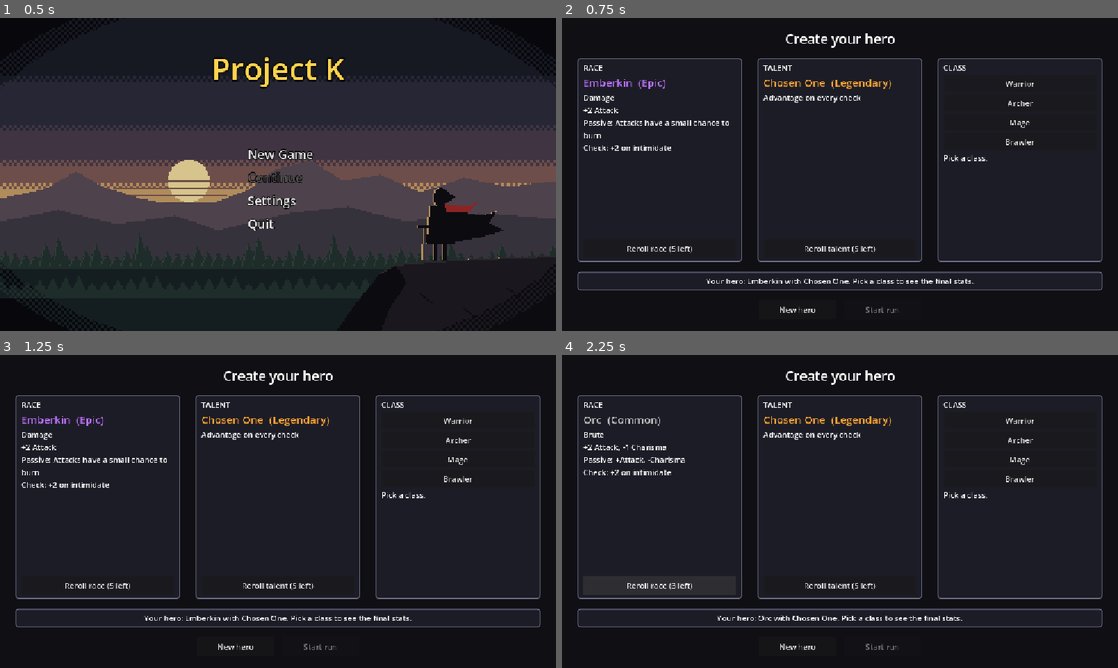
Above: before the commit, frames 1-4 (two rows, left to right).
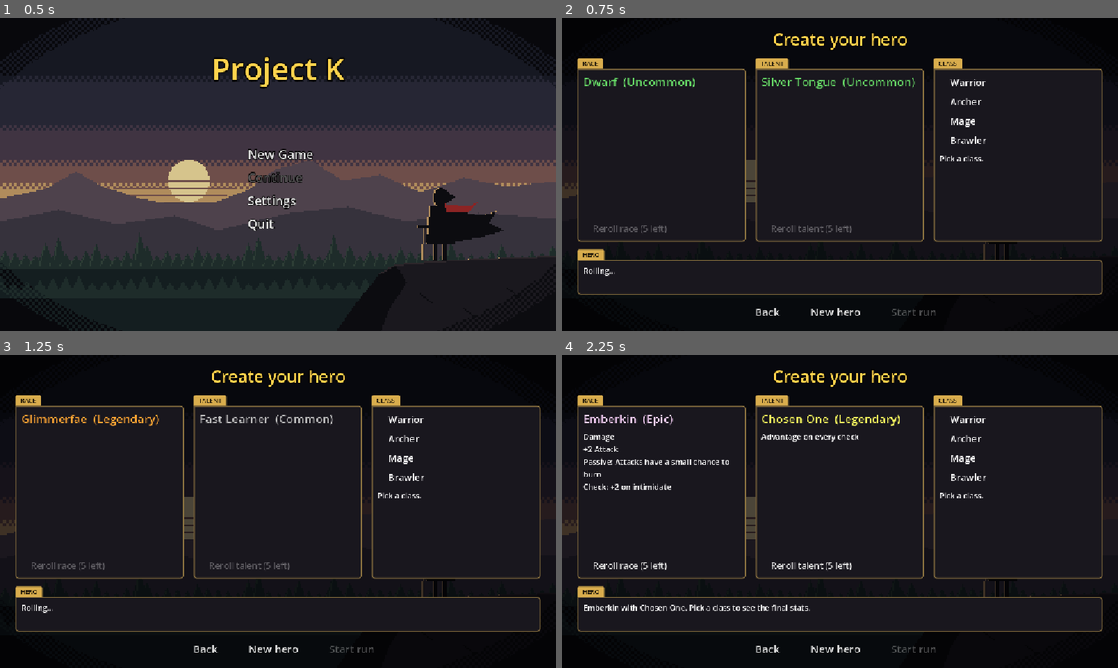
Above: after the commit, the same moments.

Repository: khasmn/project-k
Game: Godot game, scene res://scenes/menu/main_menu.tscn
Same seed, same stepped clock (60 frames per second), same inputs: the game is played once before the commit and once after it.
Inputs (mouse positions are in pixels of both pictures, inside the frame that each line leads up to):
- Up to frame 1 (0.5 s): no input
- Up to frame 2 (0.75 s): click "New Game" at 0.5 s
- Up to frame 3 (1.25 s): no input
- Up to frame 4 (2.25 s): click (662, 586) at 1.25 s, where only the run before the commit has a clickable "Reroll race (5 left)"; click (662, 586) at 2 s, where only the run before the commit has a clickable "Reroll race (4 left)"

Frame 1 is identical in both runs. In frame 2, 12% of the frame differs, in the area x 0-98%, y 4-96%; in frame 3, 12%; in frame 4, 13%.

Commit message:
Restyle character creation with Back button and roll spin
Co-Authored-By: Claude Opus 5.5 <noreply@anthropic.com>

Diff:
--- a/scenes/character/character_creation.tscn
+++ b/scenes/character/character_creation.tscn
@@ -1,22 +1,9 @@
-[gd_scene load_steps=3 format=3]
+[gd_scene load_steps=5 format=3]
 
 [ext_resource type="Script" path="res://scripts/character/character_creation.gd" id="1"]
-
-[sub_resource type="StyleBoxFlat" id="box"]
-content_margin_left = 12.0
-content_margin_top = 8.0
-content_margin_right = 12.0
-content_margin_bottom = 8.0
-bg_color = Color(0.11, 0.11, 0.15, 1)
-border_width_left = 2
-border_width_top = 2
-border_width_right = 2
-border_width_bottom = 2
-border_color = Color(0.42, 0.42, 0.52, 1)
-corner_radius_top_left = 6
-corner_radius_top_right = 6
-corner_radius_bottom_right = 6
-corner_radius_bottom_left = 6
+[ext_resource type="Texture2D" path="res://assets/backgrounds/title.png" id="2"]
+[ext_resource type="StyleBoxFlat" path="res://scenes/ui/gold_box.tres" id="box"]
+[ext_resource type="StyleBoxFlat" path="res://scenes/ui/gold_tab.tres" id="tab"]
 
 [node name="CharacterCreation" type="Control"]
 layout_mode = 3
@@ -27,14 +14,17 @@
 grow_vertical = 2
 script = ExtResource("1")
 
-[node name="Background" type="ColorRect" parent="."]
+[node name="Art" type="TextureRect" parent="."]
 layout_mode = 1
 anchors_preset = 15
 anchor_right = 1.0
 anchor_bottom = 1.0
 grow_horizontal = 2
 grow_vertical = 2
-color = Color(0.06, 0.06, 0.08, 1)
+modulate = Color(0.35, 0.35, 0.4, 1)
+texture = ExtResource("2")
+expand_mode = 1
+stretch_mode = 6
 
 [node name="Margin" type="MarginContainer" parent="."]
 layout_mode = 1
@@ -44,130 +34,174 @@
 grow_horizontal = 2
 grow_vertical = 2
 theme_override_constants/margin_left = 32
-theme_override_constants/margin_top = 24
+theme_override_constants/margin_top = 20
 theme_override_constants/margin_right = 32
-theme_override_constants/margin_bottom = 24
+theme_override_constants/margin_bottom = 20
 
 [node name="VBox" type="VBoxContainer" parent="Margin"]
 layout_mode = 2
-theme_override_constants/separation = 20
+theme_override_constants/separation = 16
 
 [node name="Title" type="Label" parent="Margin/VBox"]
 layout_mode = 2
-theme_override_font_sizes/font_size = 28
+theme_override_colors/font_color = Color(1, 0.83, 0.3, 1)
+theme_override_colors/font_outline_color = Color(0, 0, 0, 1)
+theme_override_constants/outline_size = 8
+theme_override_font_sizes/font_size = 34
 text = "Create your hero"
 horizontal_alignment = 1
 
 [node name="Columns" type="HBoxContainer" parent="Margin/VBox"]
 layout_mode = 2
 size_flags_vertical = 3
-theme_override_constants/separation = 32
-
-[node name="RaceBox" type="PanelContainer" parent="Margin/VBox/Columns"]
-layout_mode = 2
+theme_override_constants/separation = 20
+
+[node name="RaceBox" type="VBoxContainer" parent="Margin/VBox/Columns"]
+layout_mode = 2
+theme_override_constants/separation = 0
 size_flags_horizontal = 3
-theme_override_styles/panel = SubResource("box")
-
-[node name="RaceColumn" type="VBoxContainer" parent="Margin/VBox/Columns/RaceBox"]
-layout_mode = 2
-
-[node name="Header" type="Label" parent="Margin/VBox/Columns/RaceBox/RaceColumn"]
-layout_mode = 2
+
+[node name="Tab" type="PanelContainer" parent="Margin/VBox/Columns/RaceBox"]
+layout_mode = 2
+size_flags_horizontal = 0
+theme_override_styles/panel = ExtResource("tab")
+
+[node name="Label" type="Label" parent="Margin/VBox/Columns/RaceBox/Tab"]
+layout_mode = 2
+theme_override_colors/font_color = Color(0.12, 0.09, 0.04, 1)
+theme_override_font_sizes/font_size = 13
 text = "RACE"
 
-[node name="RaceName" type="Label" parent="Margin/VBox/Columns/RaceBox/RaceColumn"]
-unique_name_in_owner = true
-layout_mode = 2
-theme_override_font_sizes/font_size = 22
-
-[node name="RaceInfo" type="Label" parent="Margin/VBox/Columns/RaceBox/RaceColumn"]
-unique_name_in_owner = true
-custom_minimum_size = Vector2(200, 0)
-layout_mode = 2
-size_flags_vertical = 3
-autowrap_mode = 3
-
-[node name="RerollRaceButton" type="Button" parent="Margin/VBox/Columns/RaceBox/RaceColumn"]
-unique_name_in_owner = true
-custom_minimum_size = Vector2(0, 40)
-layout_mode = 2
-text = "Reroll race"
-
-[node name="TalentBox" type="PanelContainer" parent="Margin/VBox/Columns"]
-layout_mode = 2
+[node name="Panel" type="PanelContainer" parent="Margin/VBox/Columns/RaceBox"]
+layout_mode = 2
+size_flags_vertical = 3
+theme_override_styles/panel = ExtResource("box")
+
+[node name="Column" type="VBoxContainer" parent="Margin/VBox/Columns/RaceBox/Panel"]
+layout_mode = 2
+theme_override_constants/separation = 8
+
+[node name="RaceName" type="Label" parent="Margin/VBox/Columns/RaceBox/Panel/Column"]
+layout_mode = 2
+unique_name_in_owner = true
+theme_override_font_sizes/font_size = 24
+
+[node name="RaceInfo" type="Label" parent="Margin/VBox/Columns/RaceBox/Panel/Column"]
+layout_mode = 2
+unique_name_in_owner = true
+size_flags_vertical = 3
+autowrap_mode = 3
+
+[node name="RaceActions" type="VBoxContainer" parent="Margin/VBox/Columns/RaceBox/Panel/Column"]
+layout_mode = 2
+unique_name_in_owner = true
+
+[node name="TalentBox" type="VBoxContainer" parent="Margin/VBox/Columns"]
+layout_mode = 2
+theme_override_constants/separation = 0
 size_flags_horizontal = 3
-theme_override_styles/panel = SubResource("box")
-
-[node name="TalentColumn" type="VBoxContainer" parent="Margin/VBox/Columns/TalentBox"]
-layout_mode = 2
-
-[node name="Header" type="Label" parent="Margin/VBox/Columns/TalentBox/TalentColumn"]
-layout_mode = 2
+
+[node name="Tab" type="PanelContainer" parent="Margin/VBox/Columns/TalentBox"]
+layout_mode = 2
+size_flags_horizontal = 0
+theme_override_styles/panel = ExtResource("tab")
+
+[node name="Label" type="Label" parent="Margin/VBox/Columns/TalentBox/Tab"]
+layout_mode = 2
+theme_override_colors/font_color = Color(0.12, 0.09, 0.04, 1)
+theme_override_font_sizes/font_size = 13
 text = "TALENT"
 
-[node name="TalentName" type="Label" parent="Margin/VBox/Columns/TalentBox/TalentColumn"]
-unique_name_in_owner = true
-layout_mode = 2
-theme_override_font_sizes/font_size = 22
-
-[node name="TalentInfo" type="Label" parent="Margin/VBox/Columns/TalentBox/TalentColumn"]
-unique_name_in_owner = true
-custom_minimum_size = Vector2(200, 0)
-layout_mode = 2
-size_flags_vertical = 3
-autowrap_mode = 3
-
-[node name="RerollTalentButton" type="Button" parent="Margin/VBox/Columns/TalentBox/TalentColumn"]
-unique_name_in_owner = true
-custom_minimum_size = Vector2(0, 40)
-layout_mode = 2
-text = "Reroll talent"
-
-[node name="ClassBox" type="PanelContainer" parent="Margin/VBox/Columns"]
-layout_mode = 2
+[node name="Panel" type="PanelContainer" parent="Margin/VBox/Columns/TalentBox"]
+layout_mode = 2
+size_flags_vertical = 3
+theme_override_styles/panel = ExtResource("box")
+
+[node name="Column" type="VBoxContainer" parent="Margin/VBox/Columns/TalentBox/Panel"]
+layout_mode = 2
+theme_override_constants/separation = 8
+
+[node name="TalentName" type="Label" parent="Margin/VBox/Columns/TalentBox/Panel/Column"]
+layout_mode = 2
+unique_name_in_owner = true
+theme_override_font_sizes/font_size = 24
+
+[node name="TalentInfo" type="Label" parent="Margin/VBox/Columns/TalentBox/Panel/Column"]
+layout_mode = 2
+unique_name_in_owner = true
+size_flags_vertical = 3
+autowrap_mode = 3
+
+[node name="TalentActions" type="VBoxContainer" parent="Margin/VBox/Columns/TalentBox/Panel/Column"]
+layout_mode = 2
+unique_name_in_owner = true
+
+[node name="ClassBox" type="VBoxContainer" parent="Margin/VBox/Columns"]
+layout_mode = 2
+theme_override_constants/separation = 0
 size_flags_horizontal = 3
-theme_override_styles/panel = SubResource("box")
-
-[node name="ClassColumn" type="VBoxContainer" parent="Margin/VBox/Columns/ClassBox"]
-layout_mode = 2
-
-[node name="Header" type="Label" parent="Margin/VBox/Columns/ClassBox/ClassColumn"]
-layout_mode = 2
+
+[node name="Tab" type="PanelContainer" parent="Margin/VBox/Columns/ClassBox"]
+layout_mode = 2
+size_flags_horizontal = 0
+theme_override_styles/panel = ExtResource("tab")
+
+[node name="Label" type="Label" parent="Margin/VBox/Columns/ClassBox/Tab"]
+layout_mode = 2
+theme_override_colors/font_color = Color(0.12, 0.09, 0.04, 1)
+theme_override_font_sizes/font_size = 13
 text = "CLASS"
 
-[node name="ClassButtons" type="VBoxContainer" parent="Margin/VBox/Columns/ClassBox/ClassColumn"]
-unique_name_in_owner = true
-layout_mode = 2
-
-[node name="ClassInfo" type="Label" parent="Margin/VBox/Columns/ClassBox/ClassColumn"]
-unique_name_in_owner = true
-custom_minimum_size = Vector2(200, 0)
-layout_mode = 2
-autowrap_mode = 3
-
-[node name="SummaryBox" type="PanelContainer" parent="Margin/VBox"]
-layout_mode = 2
-theme_override_styles/panel = SubResource("box")
-
-[node name="HeroSummary" type="Label" parent="Margin/VBox/SummaryBox"]
-unique_name_in_owner = true
-layout_mode = 2
-horizontal_alignment = 1
+[node name="Panel" type="PanelContainer" parent="Margin/VBox/Columns/ClassBox"]
+layout_mode = 2
+size_flags_vertical = 3
+theme_override_styles/panel = ExtResource("box")
+
+[node name="Column" type="VBoxContainer" parent="Margin/VBox/Columns/ClassBox/Panel"]
+layout_mode = 2
+theme_override_constants/separation = 8
+
+[node name="ClassButtons" type="VBoxContainer" parent="Margin/VBox/Columns/ClassBox/Panel/Column"]
+layout_mode = 2
+unique_name_in_owner = true
+
+[node name="ClassInfo" type="Label" parent="Margin/VBox/Columns/ClassBox/Panel/Column"]
+layout_mode = 2
+unique_name_in_owner = true
+autowrap_mode = 3
+
+[node name="HeroBox" type="VBoxContainer" parent="Margin/VBox"]
+layout_mode = 2
+theme_override_constants/separation = 0
+
+[node name="Tab" type="PanelContainer" parent="Margin/VBox/HeroBox"]
+layout_mode = 2
+size_flags_horizontal = 0
+theme_override_styles/panel = ExtResource("tab")
+
+[node name="Label" type="Label" parent="Margin/VBox/HeroBox/Tab"]
+layout_mode = 2
+theme_override_colors/font_color = Color(0.12, 0.09, 0.04, 1)
+theme_override_font_sizes/font_size = 13
+text = "HERO"
+
+[node name="Panel" type="PanelContainer" parent="Margin/VBox/HeroBox"]
+layout_mode = 2
+size_flags_vertical = 3
+theme_override_styles/panel = ExtResource("box")
+
+[node name="Column" type="VBoxContainer" parent="Margin/VBox/HeroBox/Panel"]
+layout_mode = 2
+theme_override_constants/separation = 8
+
+[node name="HeroSummary" type="Label" parent="Margin/VBox/HeroBox/Panel/Column"]
+layout_mode = 2
+custom_minimum_size = Vector2(0, 52)
+unique_name_in_owner = true
 autowrap_mode = 3
 
 [node name="BottomButtons" type="HBoxContainer" parent="Margin/VBox"]
 layout_mode = 2
+unique_name_in_owner = true
 alignment = 1
-theme_override_constants/separation = 16
-
-[node name="NewHeroButton" type="Button" parent="Margin/VBox/BottomButtons"]
-unique_name_in_owner = true
-custom_minimum_size = Vector2(160, 40)
-layout_mode = 2
-text = "New hero"
-
-[node name="StartButton" type="Button" parent="Margin/VBox/BottomButtons"]
-unique_name_in_owner = true
-custom_minimum_size = Vector2(160, 40)
-layout_mode = 2
-text = "Start run"
+theme_override_constants/separation = 40
--- a/scripts/character/character_creation.gd
+++ b/scripts/character/character_creation.gd
@@ -1,63 +1,75 @@
 extends Control
-## Character creation screen: shows the rolled race and talent with their rerolls, and class buttons.
+## Character creation screen: shows the rolled race and talent with their rerolls, and the class choice.
 
+const MENU_SCENE: String = "res://scenes/menu/main_menu.tscn"
 const RARITY_COLORS: Dictionary = {
 	"common": Color(0.75, 0.75, 0.75), "uncommon": Color(0.4, 0.85, 0.4), "rare": Color(0.4, 0.6, 1.0),
 	"epic": Color(0.75, 0.45, 1.0), "legendary": Color(1.0, 0.65, 0.2),
 }
+const SPIN_STEPS: int = 14
 
 var draft: CharacterDraft
-var class_group: ButtonGroup = ButtonGroup.new()
+var spinning: int = 0  # how many names are still spinning; buttons wait until they land
+var race_button: Button
+var talent_button: Button
+var start_button: Button
 
 
 func _ready() -> void:
-	%RerollRaceButton.pressed.connect(func() -> void: draft.reroll("race"); _refresh())
-	%RerollTalentButton.pressed.connect(func() -> void: draft.reroll("talent"); _refresh())
-	%NewHeroButton.pressed.connect(_new_hero)
-	%StartButton.pressed.connect(_start_run)
-	# One toggle button per class in classes.json. A ButtonGroup keeps only one pressed at a time.
+	race_button = UI.menu_button("", _reroll.bind("race"))
+	talent_button = UI.menu_button("", _reroll.bind("talent"))
+	%RaceActions.add_child(race_button)
+	%TalentActions.add_child(talent_button)
 	for id in CharacterDraft.new().classes:
-		var button: Button = Button.new()
-		button.toggle_mode = true
-		button.button_group = class_group
-		button.custom_minimum_size = Vector2(0, 36)
-		button.add_theme_stylebox_override("pressed", _selected_style())
-		button.add_theme_stylebox_override("hover_pressed", _selected_style())
-		button.pressed.connect(func() -> void: draft.class_id = id; _refresh())
-		%ClassButtons.add_child(button)
+		%ClassButtons.add_child(UI.menu_button("", func() -> void: draft.class_id = id; _refresh(), 20))
+	start_button = UI.menu_button("Start run", _start_run, 22)
+	for button: Button in [UI.menu_button("Back", get_tree().change_scene_to_file.bind(MENU_SCENE), 22),
+			UI.menu_button("New hero", _new_hero, 22), start_button]:
+		%BottomButtons.add_child(button)
 	_new_hero()
-
-
-## Gold frame so the picked class stands out.
-func _selected_style() -> StyleBoxFlat:
-	var style: StyleBoxFlat = StyleBoxFlat.new()
-	style.bg_color = Color(0.25, 0.2, 0.08)
-	style.set_border_width_all(2)
-	style.border_color = Color(0.95, 0.75, 0.25)
-	style.set_corner_radius_all(4)
-	return style
 
 
 func _new_hero() -> void:
 	draft = CharacterDraft.new()
-	for button in %ClassButtons.get_children():
-		button.button_pressed = false
+	_spin(%RaceName, draft.races, "race")
+	_spin(%TalentName, draft.talents, "talent")
+
+
+func _reroll(kind: String) -> void:
+	draft.reroll(kind)
+	_spin(%RaceName if kind == "race" else %TalentName, draft.races if kind == "race" else draft.talents, kind)
+
+
+## Slot-machine look: the name flicks through the other entries, slowing down, then lands on the
+## real roll (already made by the draft through the dice module) and flashes.
+func _spin(label: Label, entries: Dictionary, kind: String) -> void:
+	spinning += 1
 	_refresh()
+	var ids: Array = entries.keys()
+	for i in SPIN_STEPS:
+		_show_rolled(label, entries[ids[i % ids.size()]])
+		await get_tree().create_timer(0.03 + i * 0.012).timeout
+	spinning -= 1
+	_refresh()
+	label.modulate = Color(2, 2, 2)  # brighter than normal, fading back = a flash
+	create_tween().tween_property(label, "modulate", Color.WHITE, 0.5)
 
 
 func _refresh() -> void:
 	var race: Dictionary = draft.races[draft.race_id]
-	_show_rolled(%RaceName, race)
-	%RaceInfo.text = "%s\n%s\nPassive: %s\nCheck: %s" % [
+	var talent: Dictionary = draft.talents[draft.talent_id]
+	if spinning == 0:
+		_show_rolled(%RaceName, race)
+		_show_rolled(%TalentName, talent)
+	%RaceInfo.text = "" if spinning else "%s\n%s\nPassive: %s\nCheck: %s" % [
 		race.role, _stat_changes(race.stats), race.passive, race.check_bonus]
-
-	var talent: Dictionary = draft.talents[draft.talent_id]
-	_show_rolled(%TalentName, talent)
-	%TalentInfo.text = talent.effect
+	%TalentInfo.text = "" if spinning else talent.effect
 
 	var class_ids: Array = draft.classes.keys()
 	for i in class_ids.size():
-		%ClassButtons.get_child(i).text = draft.classes[class_ids[i]].name
+		var button: Button = %ClassButtons.get_child(i)
+		button.text = button.text.left(3) + draft.classes[class_ids[i]].name
+		button.add_theme_color_override("font_color", UI.GOLD if class_ids[i] == draft.class_id else Color.WHITE)
 	if draft.class_id == "":
 		%ClassInfo.text = "Pick a class."
 	else:
@@ -65,12 +77,12 @@
 		%ClassInfo.text = "%s\nWeapon: %s (d%d)\nEvolves at level 15: %s" % [
 			hero_class.role, hero_class.weapon, hero_class.damage_die, hero_class.evolves]
 
-	%RerollRaceButton.text = "Reroll race (%d left)" % draft.race_rerolls_left
-	%RerollTalentButton.text = "Reroll talent (%d left)" % draft.talent_rerolls_left
-	%RerollRaceButton.disabled = draft.race_rerolls_left == 0
-	%RerollTalentButton.disabled = draft.talent_rerolls_left == 0
-	%HeroSummary.text = _summary()
-	%StartButton.disabled = draft.class_id == ""
+	race_button.text = race_button.text.left(3) + "Reroll race (%d left)" % draft.race_rerolls_left
+	talent_button.text = talent_button.text.left(3) + "Reroll talent (%d left)" % draft.talent_rerolls_left
+	race_button.disabled = spinning > 0 or draft.race_rerolls_left == 0
+	talent_button.disabled = spinning > 0 or draft.talent_rerolls_left == 0
+	%HeroSummary.text = "Rolling..." if spinning else _summary()
+	start_button.disabled = spinning > 0 or draft.class_id == ""
 
 
 func _start_run() -> void:
@@ -93,9 +105,9 @@
 
 func _summary() -> String:
 	if draft.class_id == "":
-		return "Your hero: %s with %s. Pick a class to see the final stats." % [
+		return "%s with %s. Pick a class to see the final stats." % [
 			draft.races[draft.race_id].name, draft.talents[draft.talent_id].name]
 	var s: Dictionary = draft.stats()
-	return "Your hero: %s %s with %s\nHP %d   Attack %d   Magic %d   Defense %d   Speed %d   Charisma %d   Luck %d" % [
+	return "%s %s with %s\nHP %d   Attack %d   Magic %d   Defense %d   Speed %d   Charisma %d   Luck %d" % [
 		draft.races[draft.race_id].name, draft.classes[draft.class_id].name, draft.talents[draft.talent_id].name,
 		s.hp, s.attack, s.magic, s.defense, s.speed, s.charisma, s.luck]
Not shown, changed: docs/memory/decisions.md
Not shown, changed: docs/memory/progress.md
